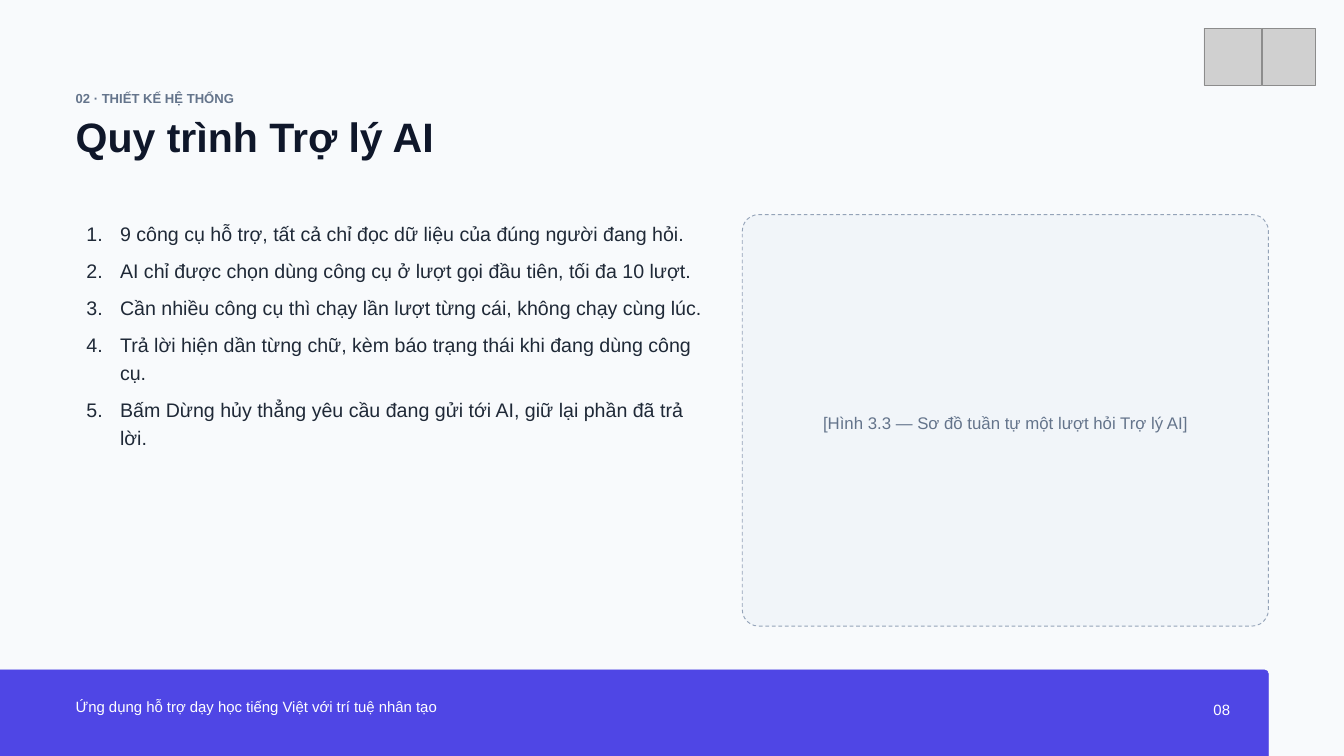
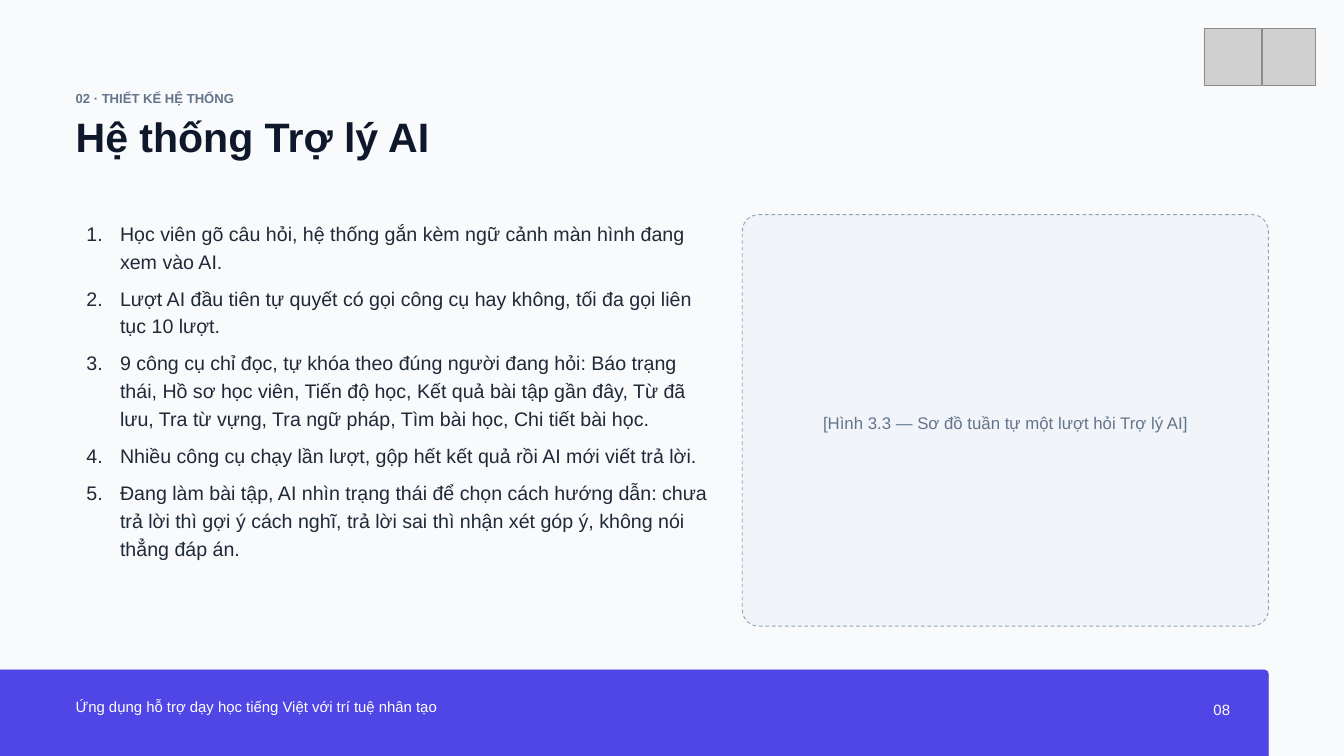
Before and after one commit to PhuVinhAI/LinVNix, a slide deck: slide 8 of BaoCao/kl-da22ttc-nguyenhuynhphuvinh-110122203-linvnix.pptx. Drawn at 1344x756 pixels with LibreOffice and Linux fonts; fonts in the diff are those of the drawing; grey boxes stand for pictures. Boxes give left, top, right and bottom in pixels: in the first picture for what was removed or moved away, otherwise in the second. Text is boxed around its words. In the diff, an @@ line names an element or a change of style, - is before the commit and + after.

```diff
--- a/BaoCao/kl-da22ttc-nguyenhuynhphuvinh-110122203-linvnix.pptx
+++ b/BaoCao/kl-da22ttc-nguyenhuynhphuvinh-110122203-linvnix.pptx
@@ text at <box>76,120,429,161</box>: text changed @@
-Quy trình Trợ lý AI
+Hệ thống Trợ lý AI
@@ text at <box>120,226,707,560</box>: text changed @@
-1. 9 công cụ hỗ trợ, tất cả chỉ đọc dữ liệu của đúng người đang hỏi.
-2. AI chỉ được chọn dùng công cụ ở lượt gọi đầu tiên, tối đa 10 lượt.
-3. Cần nhiều công cụ thì chạy lần lượt từng cái, không chạy cùng lúc.
-4. Trả lời hiện dần từng chữ, kèm báo trạng thái khi đang dùng công cụ.
-5. Bấm Dừng hủy thẳng yêu cầu đang gửi tới AI, giữ lại phần đã trả lời.
+1. Học viên gõ câu hỏi, hệ thống gắn kèm ngữ cảnh màn hình đang xem vào AI.
+2. Lượt AI đầu tiên tự quyết có gọi công cụ hay không, tối đa gọi liên tục 10 lượt.
+3. 9 công cụ chỉ đọc, tự khóa theo đúng người đang hỏi: Báo trạng thái, Hồ sơ học viên, Tiến độ học, Kết quả bài tập gần đây, Từ đã lưu, Tra từ vựng, Tra ngữ pháp, Tìm bài học, Chi tiết bài học.
+4. Nhiều công cụ chạy lần lượt, gộp hết kết quả rồi AI mới viết trả lời.
+5. Đang làm bài tập, AI nhìn trạng thái để chọn cách hướng dẫn: chưa trả lời thì gợi ý cách nghĩ, trả lời sai thì nhận xét góp ý, không nói thẳng đáp án.
```
Also in this commit, not shown: 9 other slides changed.
